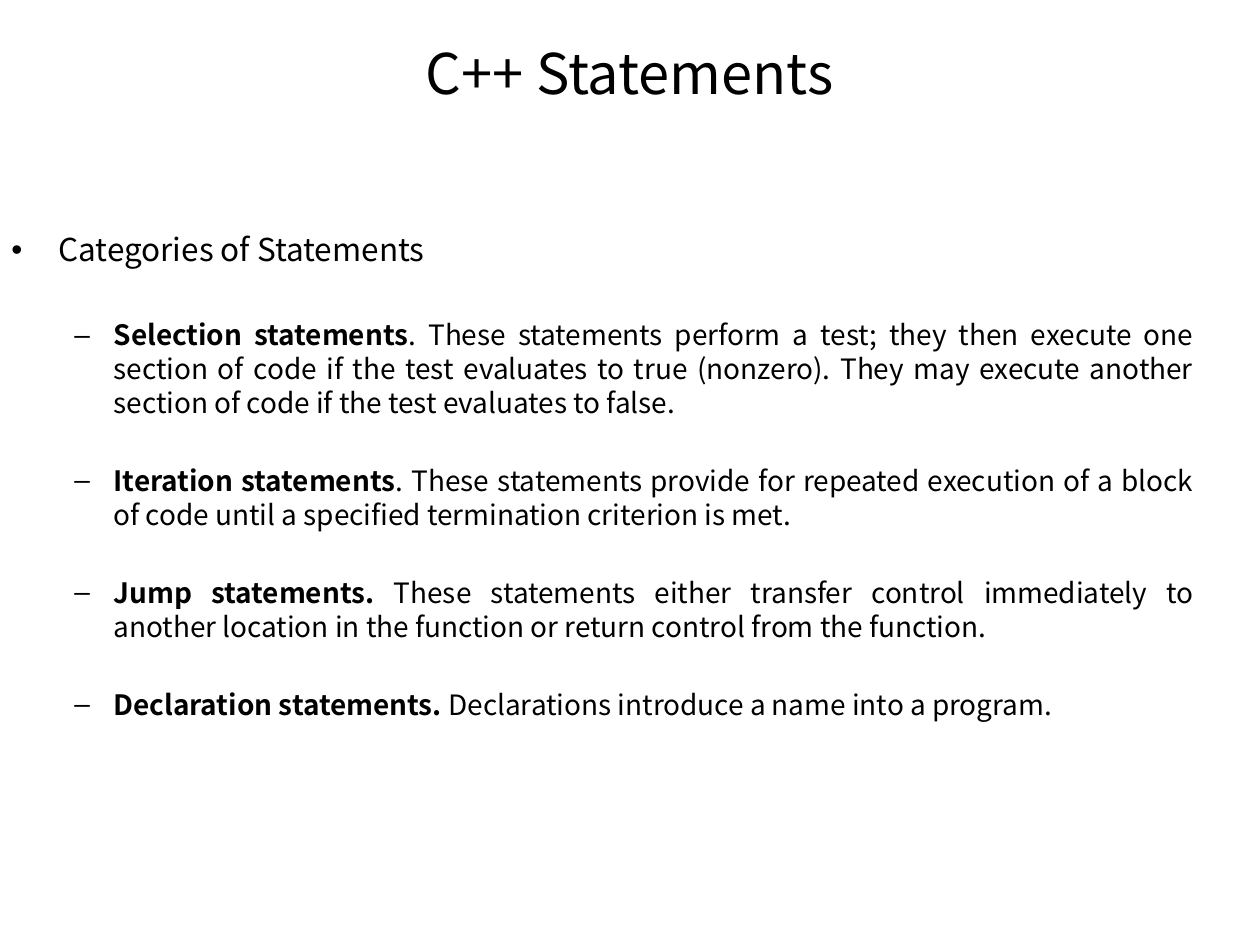
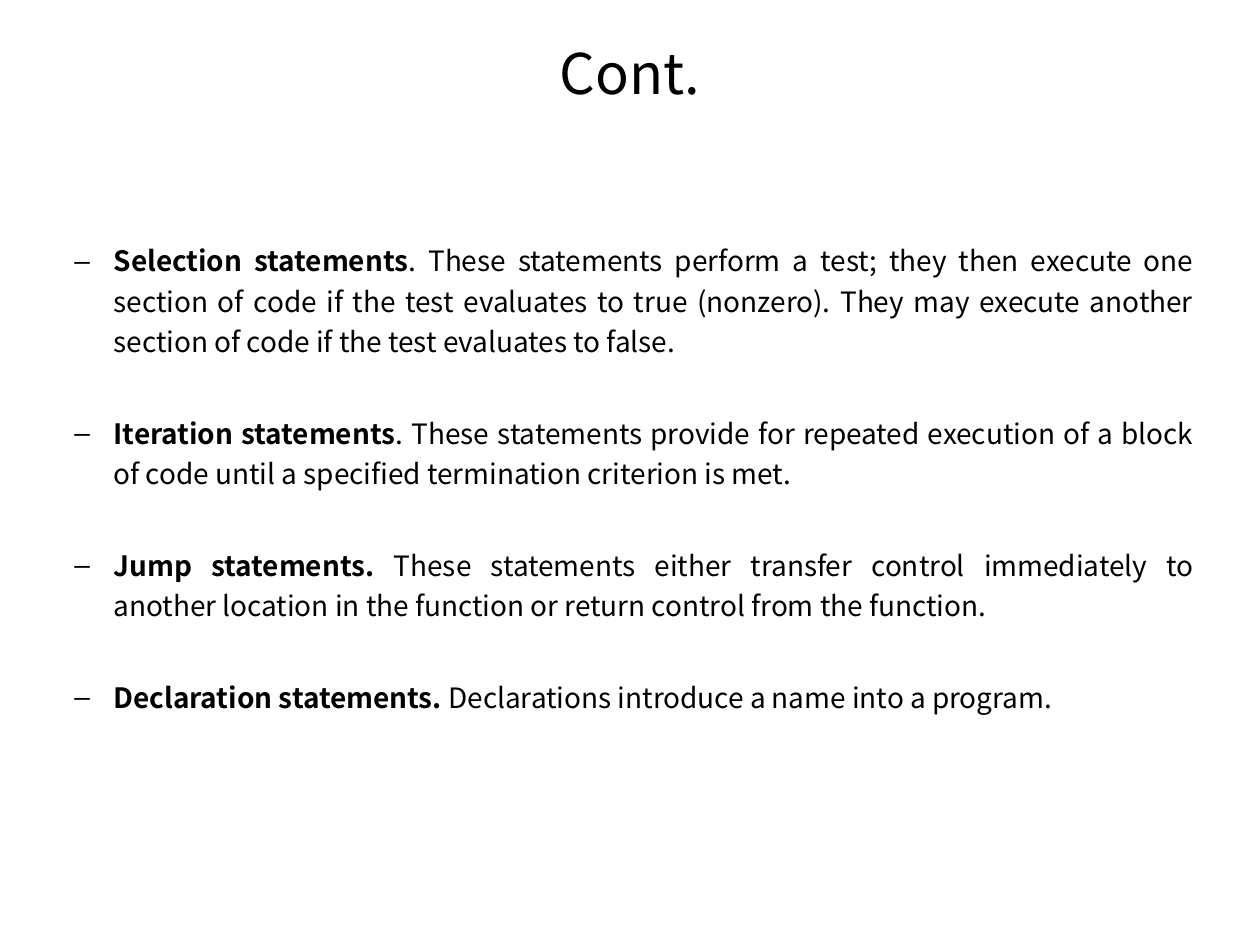
Before and after one commit to pankajfri/Training-Materials, a slide deck: slide 13 of Objected Oriented Programming Concepts Using C++ & Data Structures/Session-1.pptx (slide 24 before the commit). Drawn at 1260x945 pixels with LibreOffice and Linux fonts; fonts in the diff are those of the drawing. Boxes give left, top, right and bottom in pixels: in the first picture for what was removed or moved away, otherwise in the second. Text is boxed around its words. In the diff, an @@ line names an element or a change of style, - is before the commit and + after.

```diff
--- a/Objected Oriented Programming Concepts Using C++ & Data Structures/Session-1.pptx
+++ b/Objected Oriented Programming Concepts Using C++ & Data Structures/Session-1.pptx
@@ title at [559,52,700,95]: text changed @@
-C++ Statements
+Cont.
@@ text "Selection statements. These statements perform ..." at [114,248,1194,715]: line spacing 1 to 1.2 @@
@@ text at [59,235,424,269]: paragraph removed @@
-• Categories of Statements
```
Also in this commit, not shown: 10 other slides changed, 1 slide removed, 1 other file.
